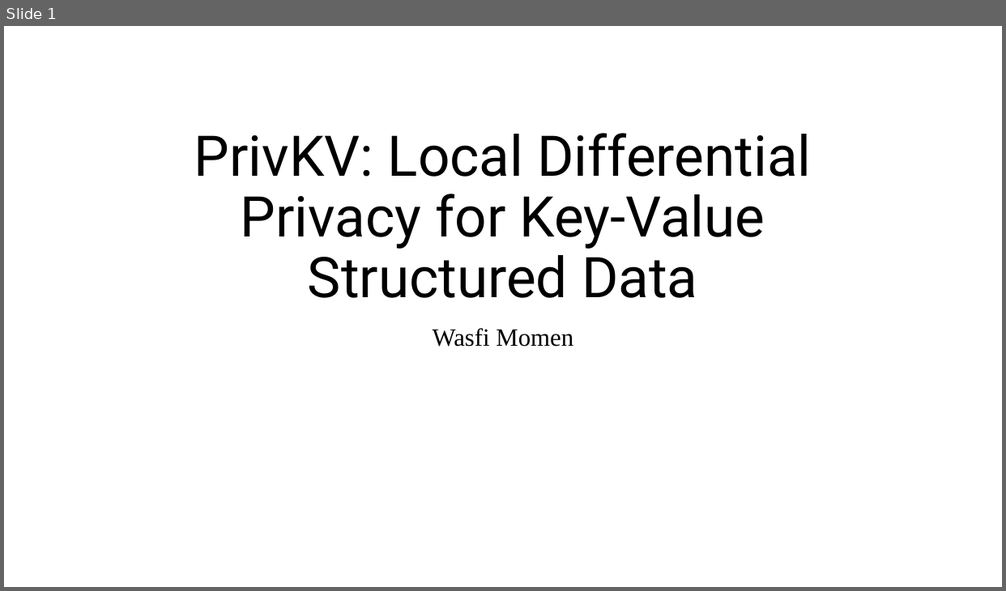
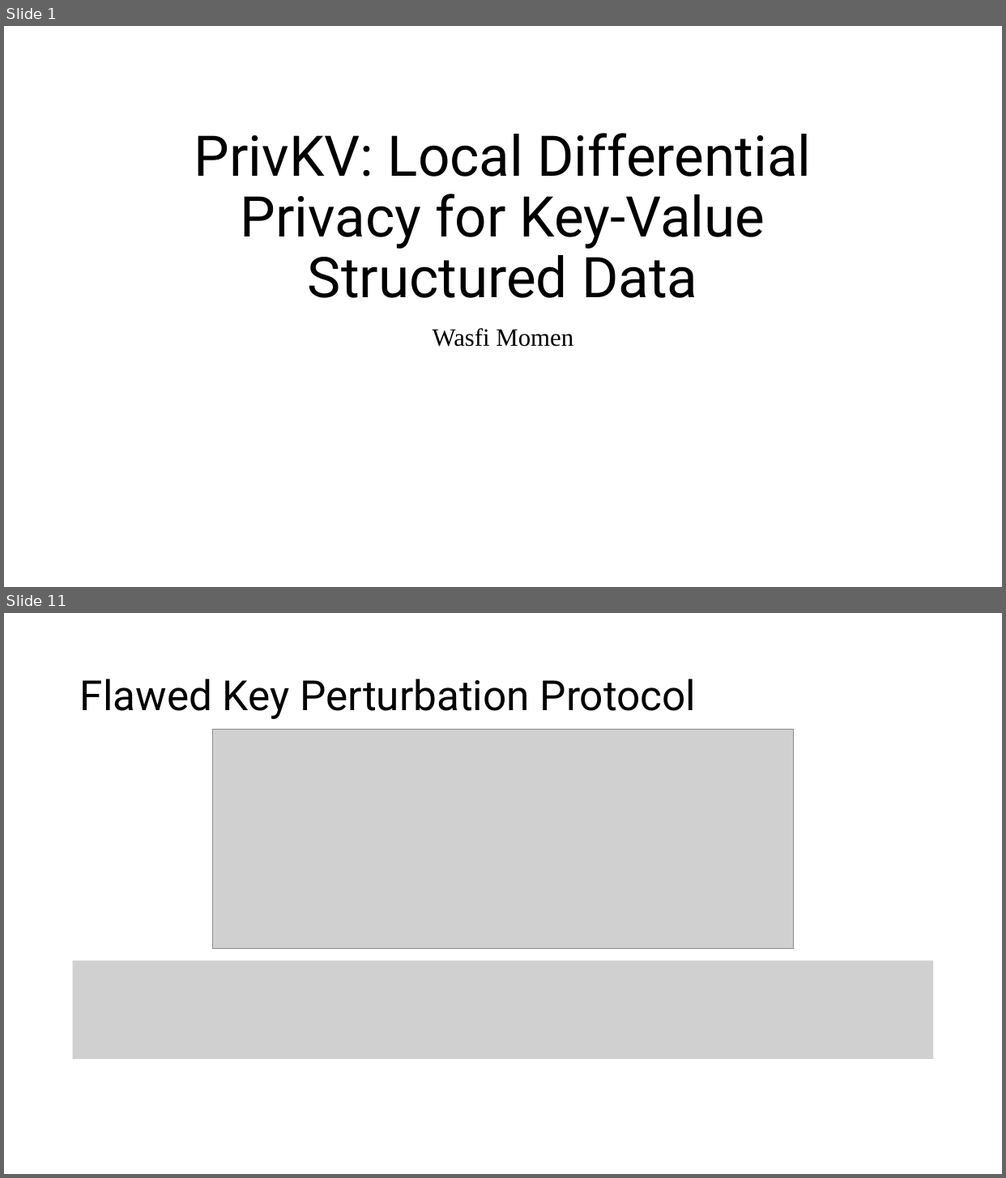
Before and after one commit to CodeFluent/Notes, a slide deck: CS-6223/hw/Grad_Project/Final Documents/PrivKV Differential Privacy for Key Value Structured Data.pptx. Shown one above the other, each under a label of ours: slide 1 before the commit, slides 1 and 11 after it; the slides between them are not shown. The pictures are 1006x591 and 1006x1178 pixels, drawn with LibreOffice and Linux fonts; fonts in the diff are those of the drawing; grey boxes stand for pictures. Boxes give left, top, right and bottom in pixels: in the first picture for what was removed or moved away, otherwise in the second. Text is boxed around its words. In the diff, an @@ line names an element or a change of style, - is before the commit and + after.

```diff
--- a/CS-6223/hw/Grad_Project/Final Documents/PrivKV Differential Privacy for Key Value Structured Data.pptx
+++ b/CS-6223/hw/Grad_Project/Final Documents/PrivKV Differential Privacy for Key Value Structured Data.pptx
@@ slide 11 added at <box>4,613,1002,1174</box>, background #FFFFFF @@
@@ title added at <box>80,679,697,719</box>, 40 pt, text #000000 @@
+Flawed Key Perturbation Protocol
@@ picture added at <box>213,729,794,949</box> @@
@@ picture added at <box>73,961,934,1059</box> @@
```
Also in this commit, not shown: 8 slides changed, 2 other slides added.
